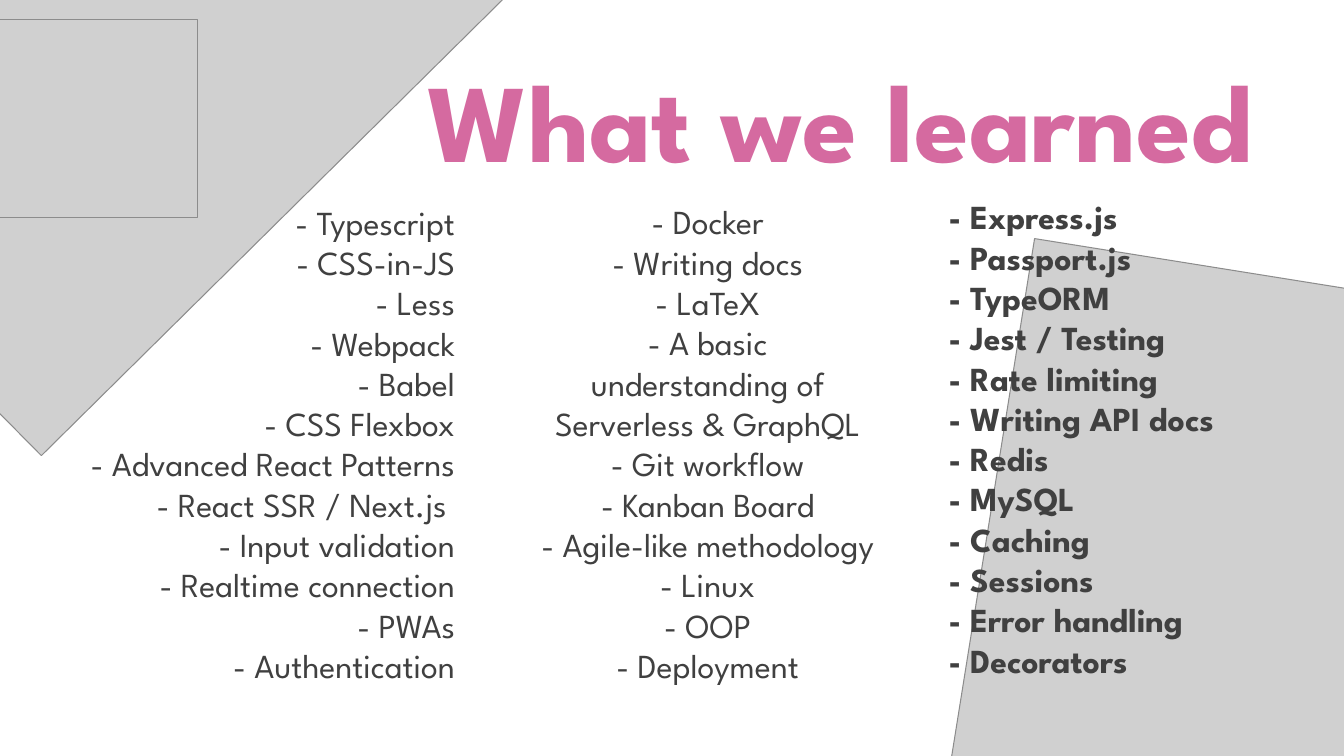
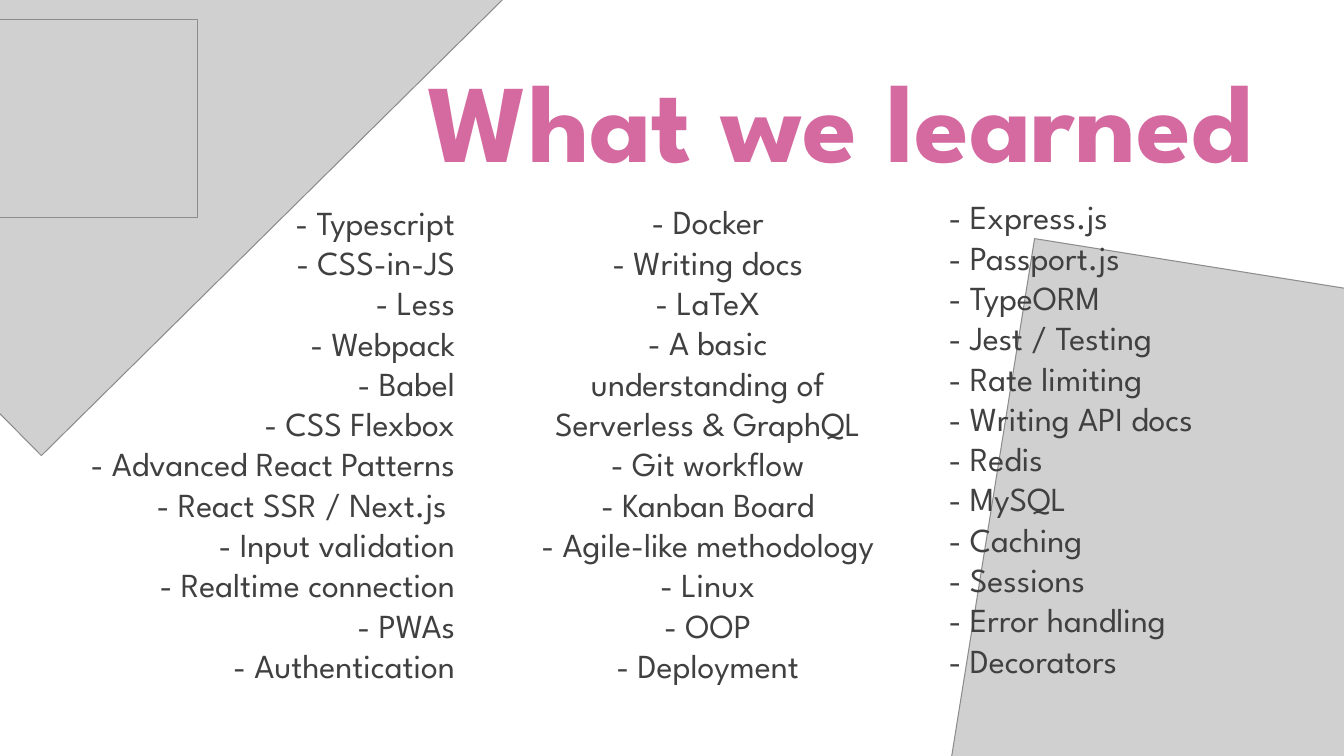
Before and after one commit to DeliriumProducts/luncher-box, a slide deck: slide 12 of presentation/softuniada/presentation.pptx. Drawn at 1344x756 pixels with LibreOffice and Linux fonts; fonts in the diff are those of the drawing; grey boxes stand for pictures. Boxes give left, top, right and bottom in pixels: in the first picture for what was removed or moved away, otherwise in the second. Text is boxed around its words. In the diff, an @@ line names an element or a change of style, - is before the commit and + after.

Commit message:
update softuniada presentation

```diff
--- a/presentation/softuniada/presentation.pptx
+++ b/presentation/softuniada/presentation.pptx
@@ text "- Express.js" at (970, 206, 1192, 674): bold off @@
```
Also in this commit, not shown: 1 other file.
